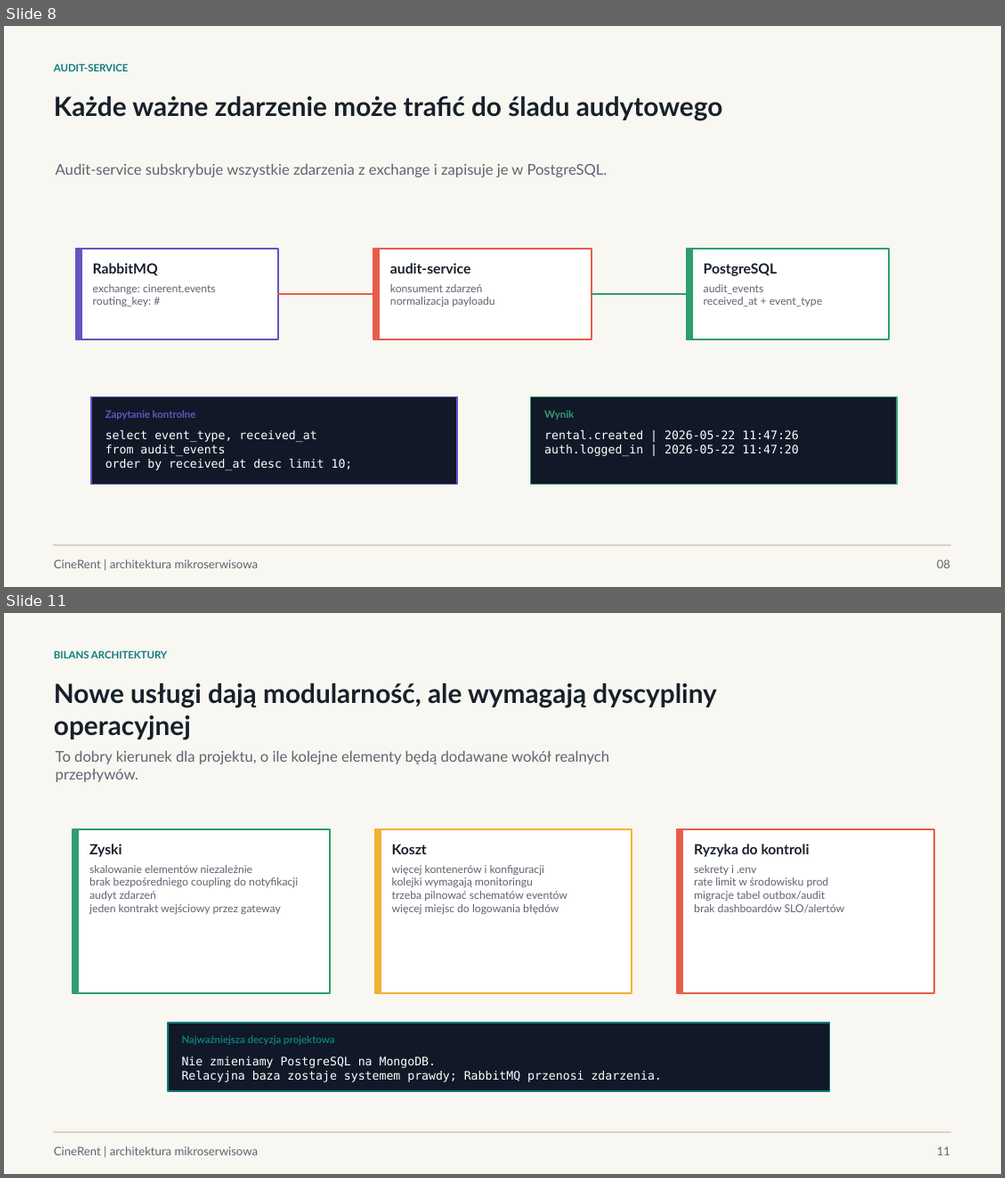
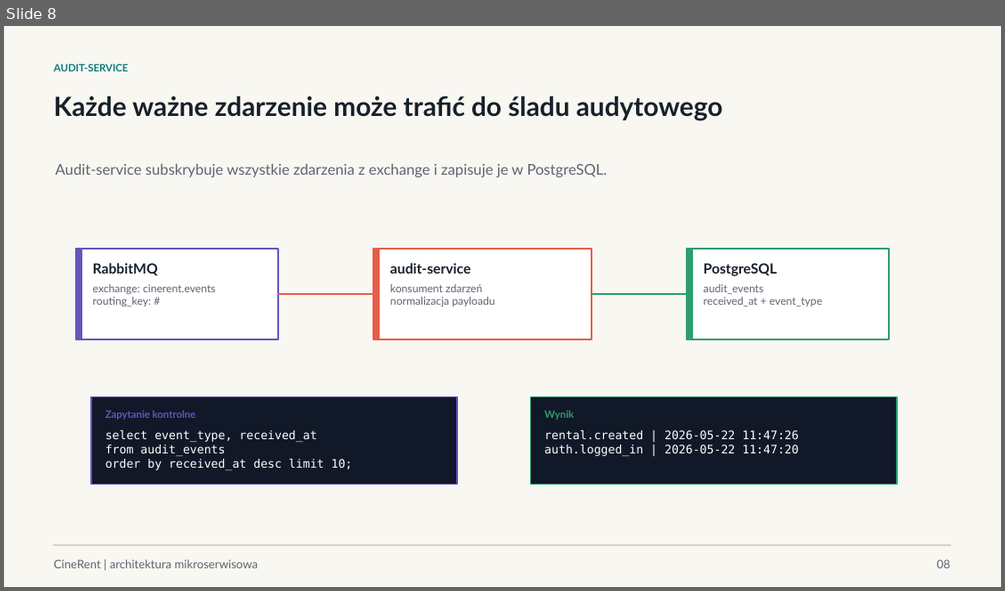
Before and after one commit to Inexpli/ZTP-projekt, a slide deck: outputs/019e4e4f-a234-7b83-af93-ef4db514efae/presentations/cinerent-architektura-mikroserwisowa/output/cinerent-architektura-mikroserwisowa.pptx. Shown one above the other, each under a label of ours: slides 8 and 11 before the commit, slide 8 after it; the slides between them are not shown. The pictures are 1005x1178 and 1005x591 pixels, drawn with LibreOffice and Linux fonts; fonts in the diff are those of the drawing. Boxes give left, top, right and bottom in pixels: in the first picture for what was removed or moved away, otherwise in the second. Text is boxed around its words. In the diff, an @@ line names an element or a change of style, - is before the commit and + after.

```diff
--- a/outputs/019e4e4f-a234-7b83-af93-ef4db514efae/presentations/cinerent-architektura-mikroserwisowa/output/cinerent-architektura-mikroserwisowa.pptx
+++ b/outputs/019e4e4f-a234-7b83-af93-ef4db514efae/presentations/cinerent-architektura-mikroserwisowa/output/cinerent-architektura-mikroserwisowa.pptx
@@ slide 11 removed at (4, 613, 1001, 1174), background #FFFFFF @@
@@ rectangle removed at (4, 613, 1001, 1174) @@
@@ text removed at (54, 650, 167, 658) @@
-BILANS ARCHITEKTURY
@@ text removed at (54, 683, 716, 740) @@
-Nowe usługi dają modularność, ale wymagają dyscypliny operacyjnej
@@ text removed at (56, 750, 609, 782) @@
-To dobry kierunek dla projektu, o ile kolejne elementy będą dodawane wokół realnych przepływów.
@@ rectangle removed at (73, 830, 330, 994) @@
@@ rectangle removed at (73, 830, 79, 994) @@
@@ text removed at (89, 844, 121, 857) @@
-Zyski
@@ rectangle removed at (375, 830, 632, 994) @@
@@ rectangle removed at (375, 830, 380, 994) @@
@@ text removed at (392, 844, 427, 854) @@
-Koszt
@@ rectangle removed at (677, 830, 934, 994) @@
@@ rectangle removed at (677, 830, 683, 994) @@
@@ text removed at (694, 844, 809, 857) @@
-Ryzyka do kontroli
@@ text removed at (89, 865, 298, 914) @@
-skalowanie elementów niezależnie
-brak bezpośredniego coupling do notyfikacji
-audyt zdarzeń
-jeden kontrakt wejściowy przez gateway
@@ text removed at (392, 865, 567, 914) @@
-więcej kontenerów i konfiguracji
-kolejki wymagają monitoringu
-trzeba pilnować schematów eventów
-więcej miejsc do logowania błędów
@@ text removed at (694, 865, 845, 913) @@
-sekrety i .env
-rate limit w środowisku prod
-migracje tabel outbox/audit
-brak dashboardów SLO/alertów
@@ rectangle removed at (168, 1022, 830, 1092) @@
@@ text removed at (182, 1035, 334, 1045) @@
-Najważniejsza decyzja projektowa
@@ text removed at (182, 1056, 662, 1082) @@
-Nie zmieniamy PostgreSQL na MongoDB.
-Relacyjna baza zostaje systemem prawdy; RabbitMQ przenosi zdarzenia.
@@ rectangle removed at (54, 1132, 952, 1134) @@
@@ text removed at (54, 1146, 259, 1155) @@
-CineRent | architektura mikroserwisowa
@@ text removed at (937, 1146, 950, 1155) @@
-11
```
Also in this commit, not shown: 1 slide changed, 2 other slides removed, 48 other files.
